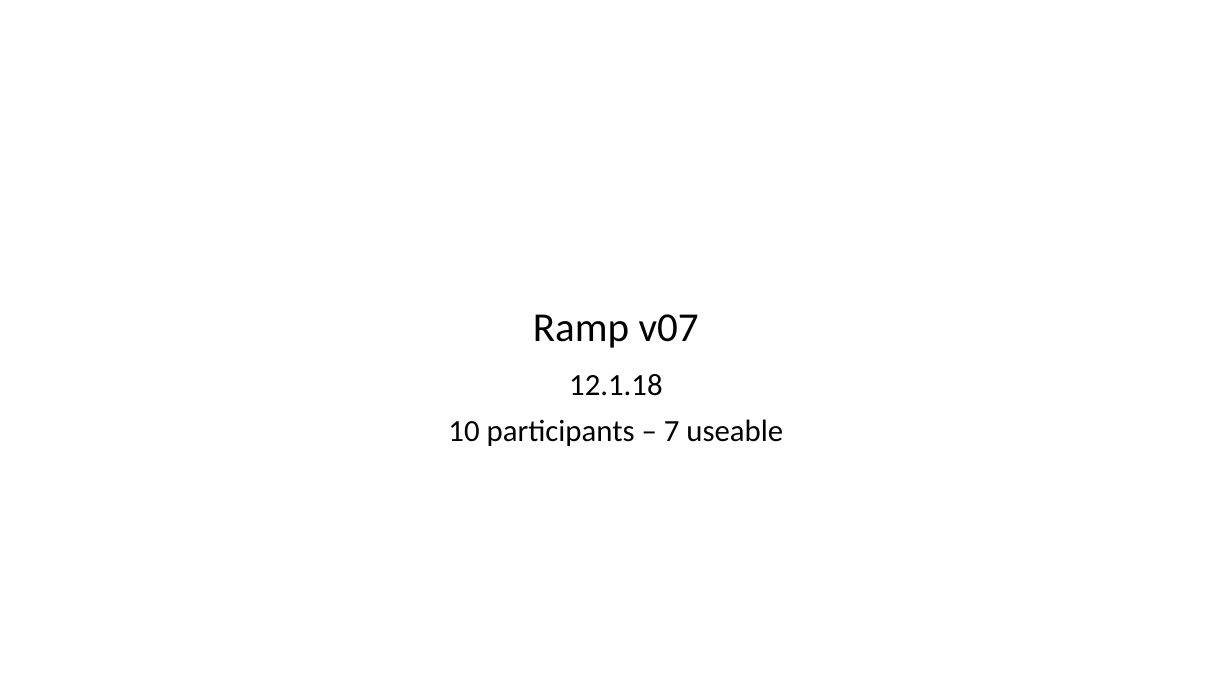
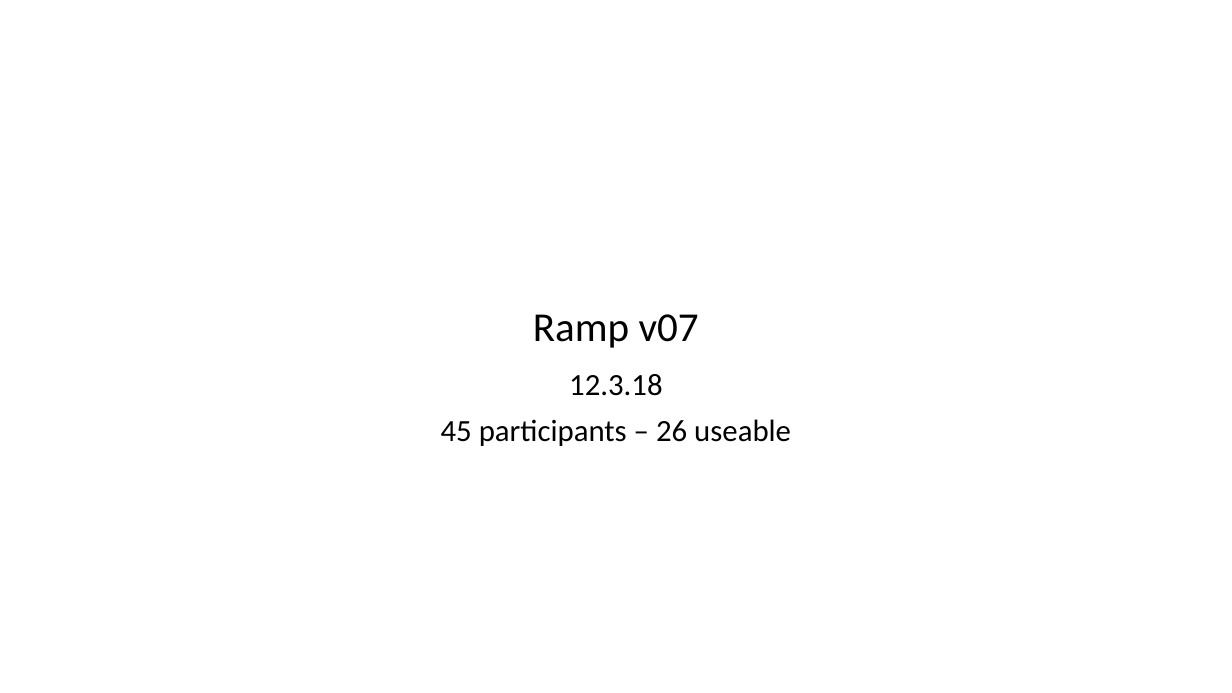
Before and after one commit to gpagnier/rampAnalysis, a slide deck: slide 1 of Rampv07ColorGamble.pptx. Drawn at 1232x693 pixels with LibreOffice and Linux fonts; fonts in the diff are those of the drawing. Boxes give left, top, right and bottom in pixels: in the first picture for what was removed or moved away, otherwise in the second. Text is boxed around its words. In the diff, an @@ line names an element or a change of style, - is before the commit and + after.

```diff
--- a/Rampv07ColorGamble.pptx
+++ b/Rampv07ColorGamble.pptx
@@ subtitle at [441,374,791,446]: text changed @@
-12.1.18
-10 participants – 7 useable
+12.3.18
+45 participants – 26 useable
```
Also in this commit, not shown: 9 other slides changed, 6 slides added, 6 slides removed, 9 other files.
